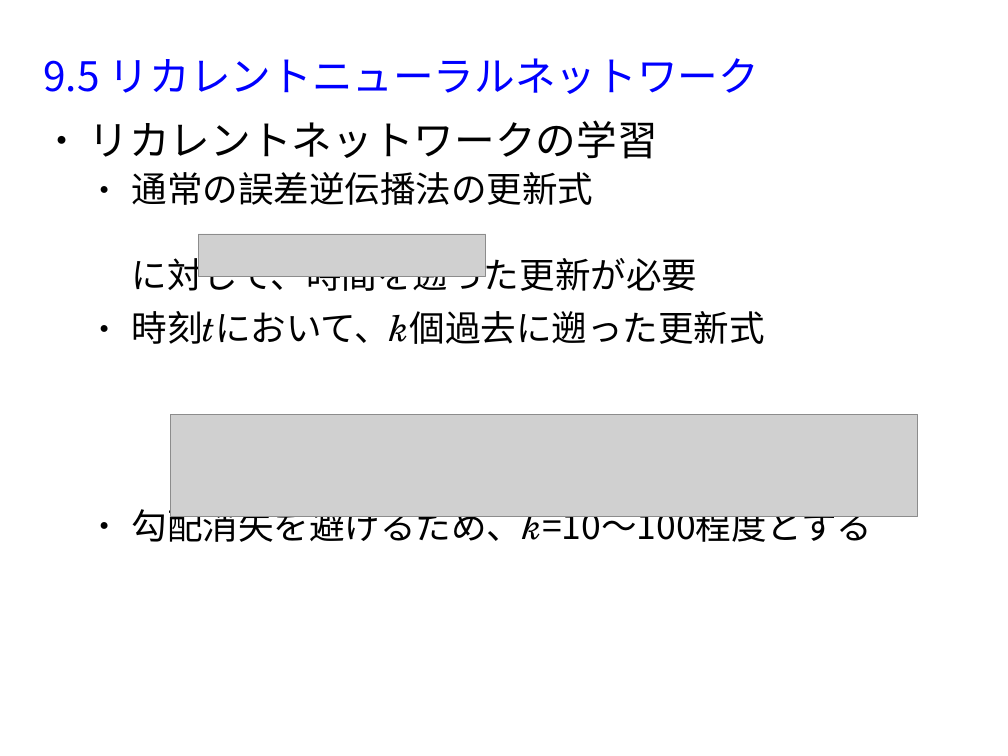
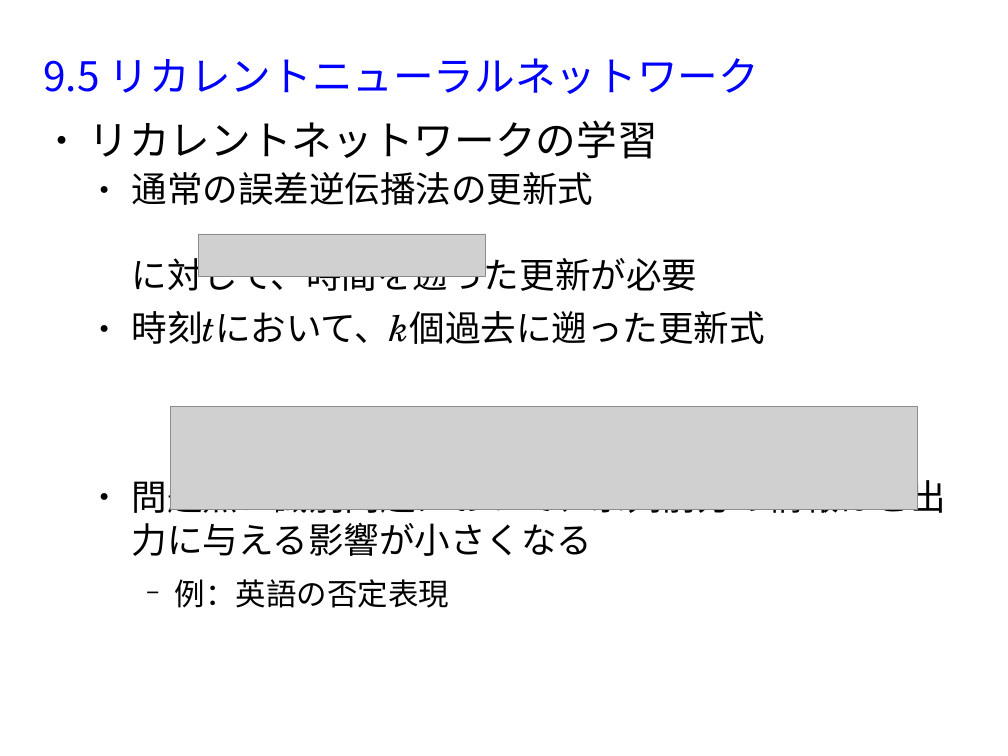
Before and after one commit to MasahiroAraki/MachineLearning, a slide deck: slide 18 of slides/chap09.odp. Drawn at 1008x756 pixels with LibreOffice and Linux fonts; fonts in the diff are those of the drawing; grey boxes stand for pictures. Boxes give left, top, right and bottom in pixels: in the first picture for what was removed or moved away, otherwise in the second. Text is boxed around its words. In the diff, an @@ line names an element or a change of style, - is before the commit and + after.

```diff
--- a/slides/chap09.odp
+++ b/slides/chap09.odp
@@ picture: place and size @@
-picture at box(171, 414, 918, 518)
+picture at box(171, 407, 918, 510)
@@ text at box(132, 474, 946, 608): text changed @@
-  ● 勾配消失を避けるため、k=10～100程度とする
+  ● 問題点：識別問題において、系列前方の情報ほど出力に与える影響が小さくなる
+    − 例：英語の否定表現
```
Also in this commit, not shown: 15 other slides changed, 10 slides added, 11 slides removed, 30 other files.
